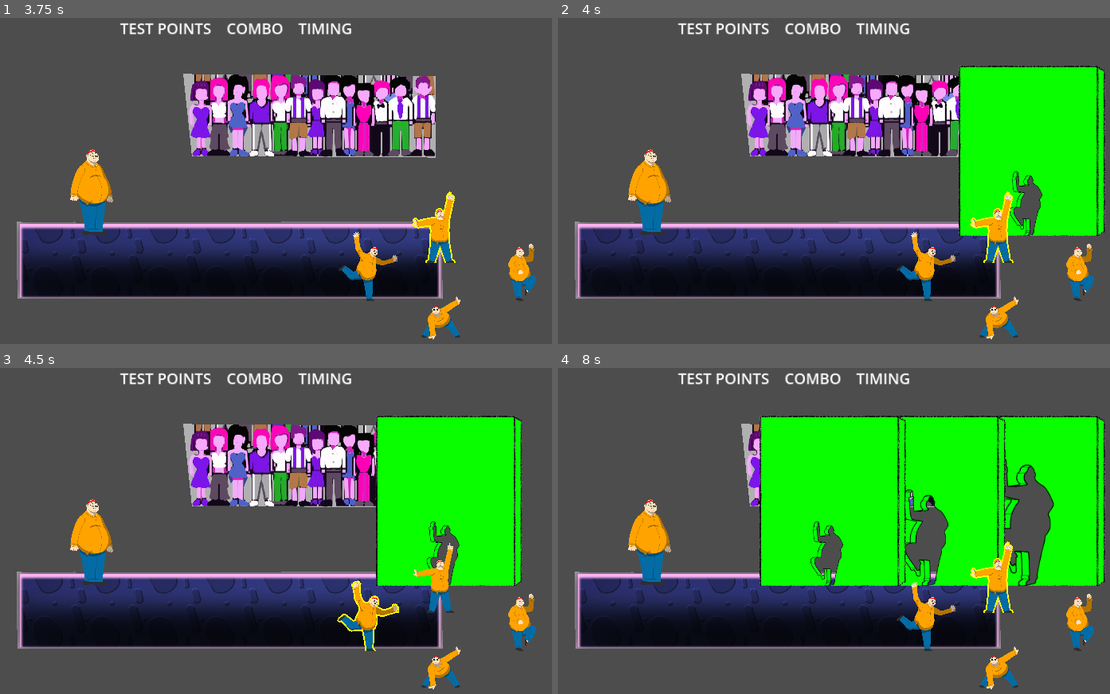
Above: before the commit, frames 1-4 (two rows, left to right).
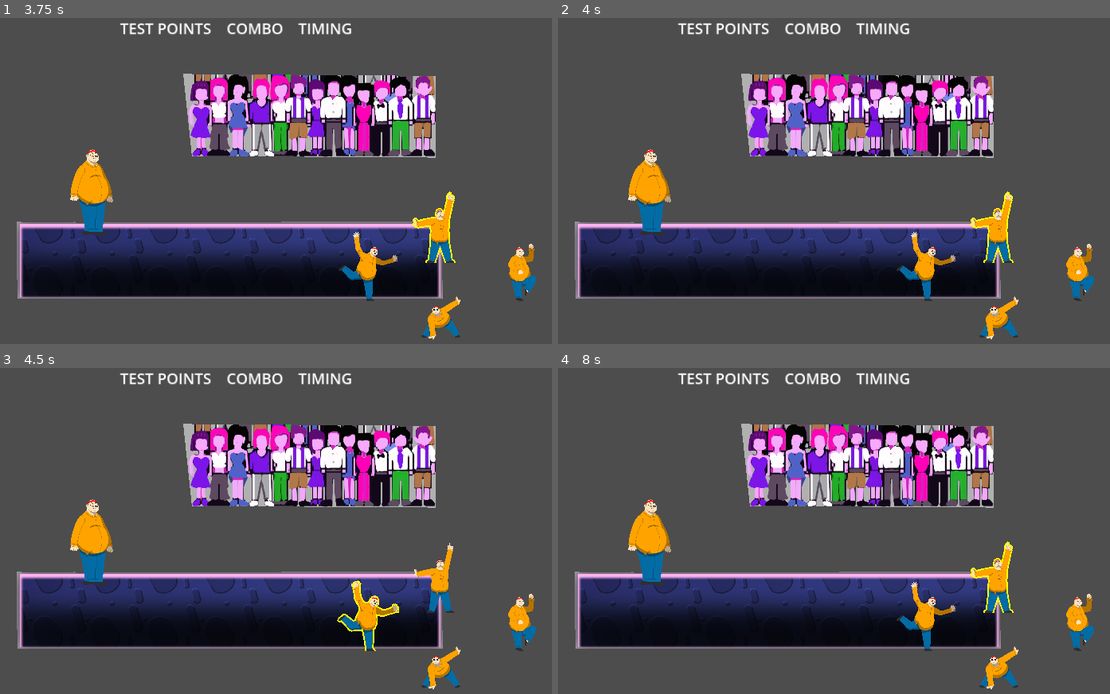
Above: after the commit, the same moments.

Repository: onegm/Scale-Game-Show
Game: Godot game, scene res://UI/main_menu/menu_screen.tscn
Same seed, same stepped clock (60 frames per second), same inputs: the game is played once before the commit and once after it.
Inputs:
- Up to frame 1 (3.75 s): click "Play" at 0.5 s; tap Enter at 1.25, 2.75 s; hold Right (pose_right) 1.28-2.03 s; tap A (look_left) at 1.35, 2.85 s; tap Space at 2, 3.5 s; hold Down (pose_down) 2.03-2.78 s; tap D (look_right) at 2.1, 3.6 s; hold Right (pose_right) 2.78-3.53 s; hold Up (pose_up) from 3.53 s (still down)
- Up to frame 2 (4 s): keep holding Up (pose_up)
- Up to frame 3 (4.5 s): release Up (pose_up) at 4.28 s; hold Left (pose_left) from 4.28 s (still down); tap A (look_left) at 4.35 s
- Up to frame 4 (8 s): tap D (look_right) at 5.1, 6.6 s; release Left (pose_left) at 5.78 s; hold Down (pose_down) 5.78-6.53 s; tap A (look_left) at 5.85, 7.35 s; hold Right (pose_right) 6.53-7.28 s; hold Up (pose_up) from 7.28 s (still down)

Frame 1 is identical in both runs. In frame 2, 13% of the frame differs, in the area x 72-100%, y 14-67%; in frame 3, 13%; in frame 4, 29%, in the area x 36-100%, y 14-67%.

Commit message:
HUD Highlights

Diff:
--- a/autoloaders/game.gd
+++ b/autoloaders/game.gd
@@ -4,7 +4,7 @@
 	"MainAudioVolume" : 1
 }
 var main_scene_path = "res://levels/Level1.tscn"
-var WALL_SPEED = 100.0
+var WALL_SPEED = 200.0
 
 func get_main_scene():
 	return load(main_scene_path)
Binary file added: UI/Elements/Arrow Keys HUD element - Down Highlight.png
Binary file added: UI/Elements/Arrow Keys HUD element - Left Highlight.png
Binary file added: UI/Elements/Arrow Keys HUD element - Right Highlight.png
Binary file added: UI/Elements/Arrow Keys HUD element - Up Highlight.png
Not shown, added: UI/Elements/Arrow Keys HUD element.png.import
Not shown, added: UI/Elements/Play Button HUD element.png.import
Not shown, added: UI/Elements/Quit Button HUD element.png.import
Not shown, added: UI/Elements/Settings Button HUD element.png.import
Binary file added: UI/Elements/WASD HUD element - A Highlight.png
Binary file added: UI/Elements/WASD HUD element - D Highlight.png
Binary file added: UI/Elements/WASD HUD element - S Highlight.png
Binary file added: UI/Elements/WASD HUD element - W Highlight.png
(and 2 more such lines)
